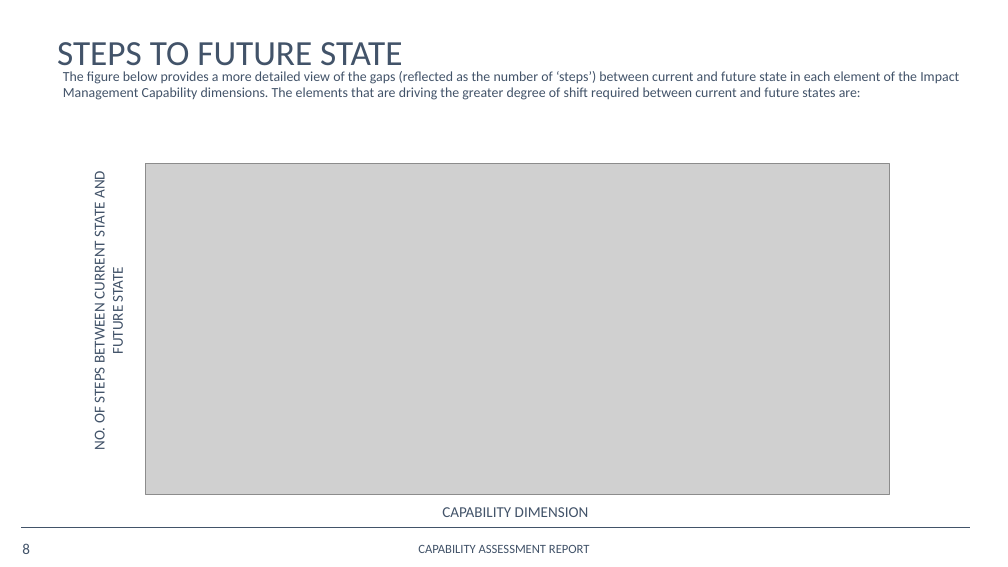
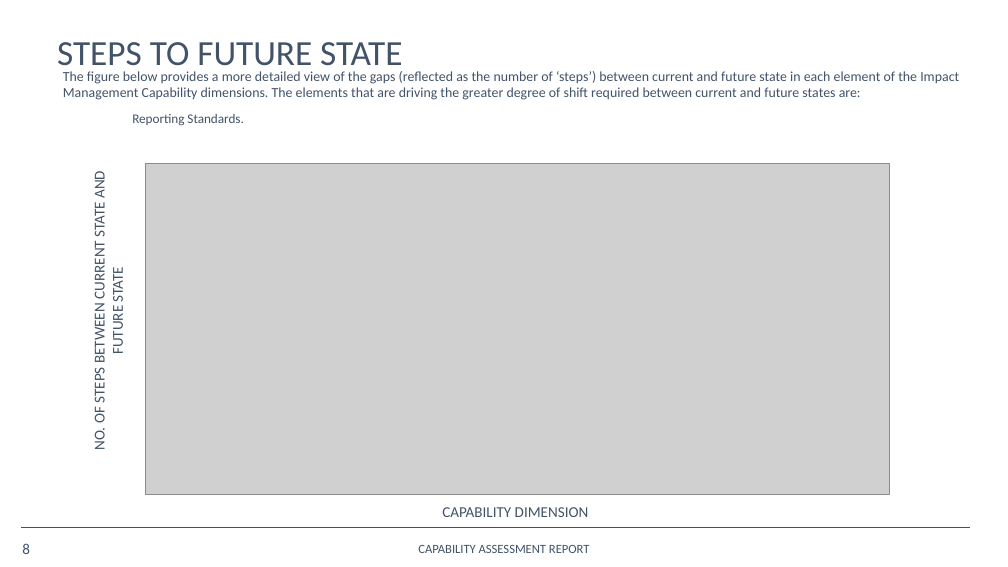
Before and after one commit to opus-meum/power-automate, a slide deck: slide 8 of Capability Assessment Report.pptx. Drawn at 1008x567 pixels with LibreOffice and Linux fonts; fonts in the diff are those of the drawing; grey boxes stand for pictures; background and template pictures are left out. Boxes give left, top, right and bottom in pixels: in the first picture for what was removed or moved away, otherwise in the second. Text is boxed around its words. In the diff, an @@ line names an element or a change of style, - is before the commit and + after.

```diff
--- a/Capability Assessment Report.pptx
+++ b/Capability Assessment Report.pptx
@@ text added at [132,114,243,126], 10.5 pt, text #425369 @@
+Reporting Standards.
```
Also in this commit, not shown: 1 other file.
